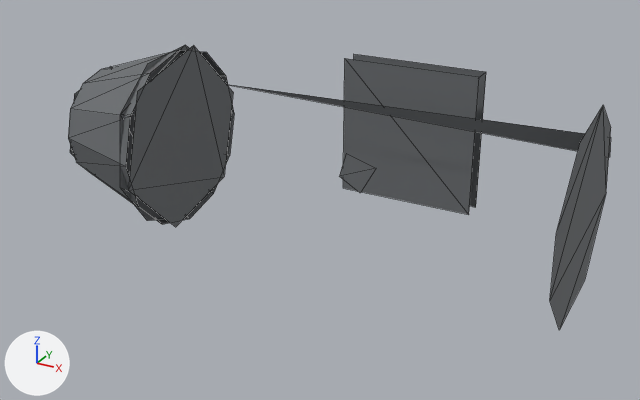
Two versions of the glTF model prototype/assets/models/parts/fixed_wing_engine.glb, one commit apart.
The view is the same before and after, from a 50 mm lens placed at (0.953, -1.941, 0.845), pointed at (-0.044, -0.127, -0.062). Lighting does not change. The marker at lower left points along +X, +Y and +Z. The first picture is the older version. Mesh edges are drawn as thin lines. Where no turn or scale is listed for an object, it has been applied to the vertices. Vertices at exactly the same position are counted once.

Before the edit, the objects in view are built like this:
```python
me_cube_105 = bpy.data.meshes.new('Cube.105')
me_cube_105.from_pydata(...)  # 75 vertices, 57 faces; spans x -0.8..0.595, y -0.31..0.31, z -0.253..0.253
me_cube_105.materials.append(mat_matte_grey_loco)  # grey #6f7376
ob_fixed_wing_engine = bpy.data.objects.new('fixed_wing_engine', me_cube_105)
ob_fixed_wing_engine.location = (0.0, 0.0, 0.0)
```
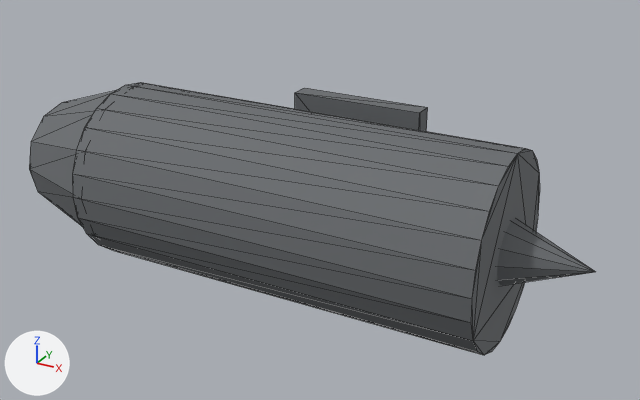
Patch to the scene script:
```diff
--- a/prototype/assets/models/parts/fixed_wing_engine.glb.py
+++ b/prototype/assets/models/parts/fixed_wing_engine.glb.py
@@ me_cube_105 @@
 # used by ob_fixed_wing_engine; location = (0.0, 0.0, 0.0)
-me_cube_105.from_pydata(...)  # 75 vertices, 57 faces; spans x -0.8..0.595, y -0.31..0.31, z -0.253..0.253
+me_cube_105.from_pydata(...)  # 125 vertices, 230 faces; spans x -0.725..0.68, y -0.52..0.025, z -0.22..0.22
+# me_cube_105 part 1: a new loose piece, a box spanning x -0.175..0.175, y -0.025..0.025, z -0.175..0.175, in mat_matte_grey_loco (grey #6f7376)
+# me_cube_105 part 2: a new loose piece, a 24-sided cylinder along x spanning x -0.5..0.5, y -0.52..-0.08, z -0.22..0.22, in mat_matte_grey_loco (grey #6f7376)
+# me_cube_105 part 3: a new loose piece, a 12-sided cone pointing to +x spanning x 0.48..0.68, y -0.38..-0.22, z -0.08..0.08, in mat_matte_grey_loco (grey #6f7376)
+# me_cube_105 part 4: a new loose piece, a 12-sided cut cone along x (radius 0.14 at the low end, 0.22 at the high end) spanning x -0.725..-0.475, y -0.52..-0.08, z -0.22..0.22, in mat_matte_grey_loco (grey #6f7376)
+# me_cube_105 part 5: the loose piece of 29 vertices spanning x -0.8..-0.515, y -0.31..0.191, z -0.248..0.253 is deleted
+# me_cube_105 part 6: the loose piece of 9 vertices spanning x -0.544, y -0.307..0.199, z -0.253..0.25 is deleted
+# me_cube_105 part 7: the loose piece of 8 vertices spanning x 0.595, y -0.307..0.199, z -0.238..0.25 is deleted
+# me_cube_105 part 8: the loose piece of 6 vertices spanning x -0.515, y -0.309..0.189, z -0.246..0.252 is deleted
+# me_cube_105 part 9: the loose piece of 4 vertices spanning x -0.174..0.225, y 0.253, z -0.197..0.202 is deleted
+# me_cube_105 part 10: the loose piece of 4 vertices spanning x -0.174..0.225, y 0.31, z -0.197..0.202 is deleted
+# me_cube_105 part 11: the loose piece of 4 vertices spanning x -0.024..0.079, y -0.06, z -0.052..0.049 is deleted
+# me_cube_105 part 12: the loose piece of 3 vertices spanning x -0.544..0.595, y 0.157..0.182, z 0.068..0.128 is deleted
+# other edits to the shape of me_cube_105 do not show in these pictures
 me_cube_105.materials.append(mat_matte_grey_loco)
```

Where the change shows, as pixel boxes (x1, y1, x2, y2) in the pictures (640 x 400 px):
'fixed_wing_engine', reshaped
    before: (68, 45, 611, 330)
    after: (29, 82, 595, 355)
part 1 of me_cube_105, added
    after: (295, 88, 428, 131)
part 2 of me_cube_105, added
    after: (73, 82, 540, 355)
part 3 of me_cube_105, added
    after: (497, 219, 595, 286)
part 4 of me_cube_105, added
    after: (29, 90, 116, 227)
part 5 of me_cube_105, deleted
    before: (68, 50, 234, 224)
part 6 of me_cube_105, deleted
    before: (120, 45, 190, 221)
part 7 of me_cube_105, deleted
    before: (550, 106, 611, 330)
part 8 of me_cube_105, deleted
    before: (128, 45, 233, 227)
part 9 of me_cube_105, deleted
    before: (343, 58, 479, 215)
part 10 of me_cube_105, deleted
    before: (354, 54, 486, 207)
part 11 of me_cube_105, deleted
    before: (339, 154, 376, 193)
part 12 of me_cube_105, deleted
    before: (231, 85, 611, 157)
